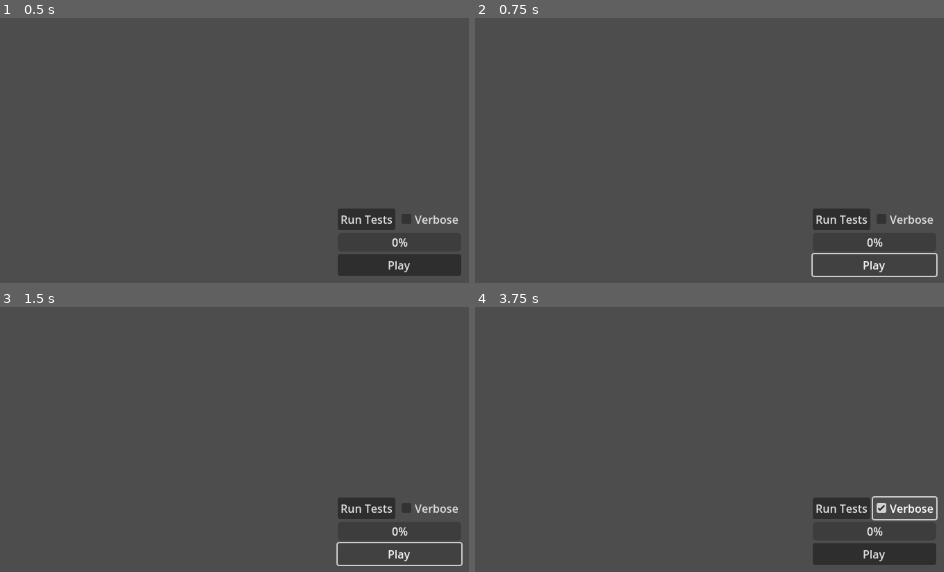
Above: before the commit, frames 1-4 (two rows, left to right).
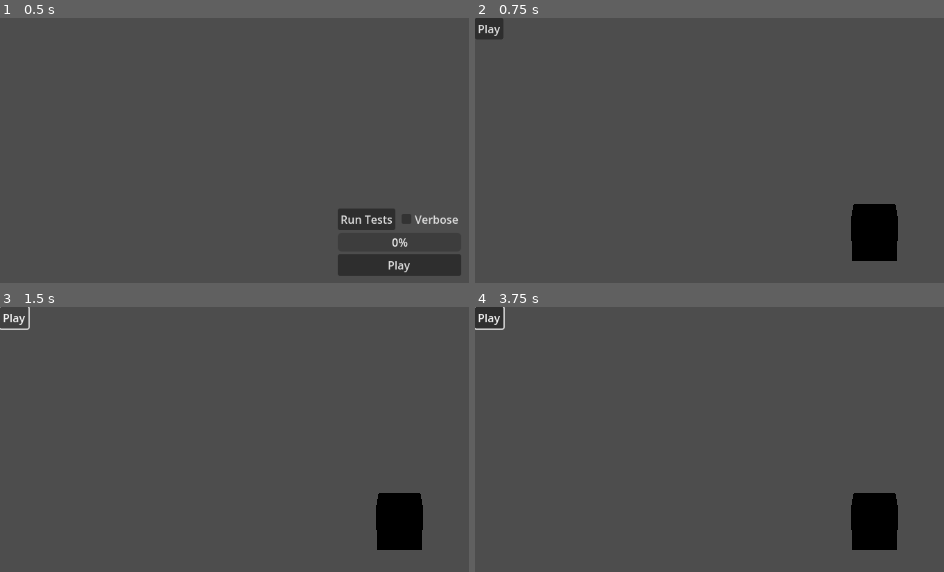
Above: after the commit, the same moments.

Repository: Kibibibit/tomotown
Game: Godot game, scene res://scenes/loading_screen/loading_screen.tscn
Two runs of this game, one before a commit and one after it. Both use one fixed random seed, a clock stepped at 60 frames per second and the inputs below.
Inputs (mouse positions are in pixels of both pictures, inside the frame that each line leads up to):
- Up to frame 1 (0.5 s): no input
- Up to frame 2 (0.75 s): click "Play" at 0.5 s
- Up to frame 3 (1.5 s): click "Play" at 1.25 s
- Up to frame 4 (3.75 s): click "Play" at 2 s; click (840, 508) at 2.75 s, where only the run before the commit has a clickable "Run Tests"; click (906, 508) at 3.5 s, where only the run before the commit has a clickable "Verbose"

Frame 1 is identical in both runs. In frame 2, 3.6% of the frame differs, in the area x 0-99%, y 0-98%; in frame 3, 3.3%; in frame 4, 5.4%.

Commit message:
Added voice gen

Diff:
--- /dev/null
+++ b/config.cfg
@@ -0,0 +1,5 @@
+[test_config]
+test_path="res://scripts/tests/tests"
+
+[voice_config]
+voice_path="res://assets/voices"
--- /dev/null
+++ b/scenes/islander_room/islander_room.gd
@@ -0,0 +1,15 @@
+extends Node3D
+
+@onready
+var play_button: Button = $Button
+
+@onready
+var islander: Islander = $IslanderRoot
+
+# Called when the node enters the scene tree for the first time.
+func _ready() -> void:
+	play_button.button_up.connect(_play)
+
+
+func _play() -> void:
+	islander.say("The quick brown fox jumps over the lazy dog")
--- /dev/null
+++ b/scenes/islander_room/islander_room.tscn
@@ -0,0 +1,17 @@
+[gd_scene load_steps=3 format=3 uid="uid://xyvawcctfvxo"]
+
+[ext_resource type="Script" path="res://scenes/islander_room/islander_room.gd" id="1_ltkad"]
+[ext_resource type="PackedScene" uid="uid://brcrqw121bvkg" path="res://scenes/prefabs/islander.tscn" id="2_kno76"]
+
+[node name="Root" type="Node3D"]
+script = ExtResource("1_ltkad")
+
+[node name="IslanderRoot" parent="." instance=ExtResource("2_kno76")]
+
+[node name="Button" type="Button" parent="."]
+offset_right = 8.0
+offset_bottom = 8.0
+text = "Play"
+
+[node name="Camera3D" type="Camera3D" parent="."]
+transform = Transform3D(1, 0, 0, 0, 0.888321, 0.459223, 0, -0.459223, 0.888321, 0, 2.90271, 6.16243)
--- a/scenes/loading_screen/loading_screen.gd
+++ b/scenes/loading_screen/loading_screen.gd
@@ -16,7 +16,29 @@
 	if (OS.is_debug_build()):
 		tests_button.disabled = false
 
+	_load_config()
+	_load_assets()
+
 	tests_button.button_up.connect(_run_tests)
+	play_button.button_up.connect(_to_test_room)
 
 func _run_tests():
 	TestRunner.run_tests(verbose_checkbox.button_pressed)
+
+# TODO: Abstract out into own class
+func _load_config() -> void:
+	var config = ConfigFile.new()
+	var error = config.load("res://config.cfg")
+	if (error != OK):
+		push_error("FAILED TO LOAD config.cfg")
+		push_error(error)
+		return
+
+	TestRunner.TEST_PATH = config.get_value("test_config","test_path")
+	VoiceGen3D.VOICE_PATH = config.get_value("voice_config","voice_path")
+
+func _load_assets() -> void:
+	VoiceGen3D.load_sounds()
+
+func _to_test_room() -> void:
+	get_tree().change_scene_to_file("res://scenes/islander_room/islander_room.tscn")
--- /dev/null
+++ b/scenes/prefabs/islander.gd
@@ -0,0 +1,12 @@
+extends CreatureParent
+class_name Islander
+
+@onready
+var voice_gen: VoiceGen3D = $VoiceGen3D
+
+# Called when the node enters the scene tree for the first time.
+func _ready() -> void:
+	pass # Replace with function body.
+
+func say(text:String) -> void:
+	voice_gen.play(text)
--- /dev/null
+++ b/scenes/prefabs/islander.tscn
@@ -0,0 +1,20 @@
+[gd_scene load_steps=4 format=3 uid="uid://brcrqw121bvkg"]
+
+[ext_resource type="Script" path="res://scenes/prefabs/islander.gd" id="1_ekmb6"]
+[ext_resource type="Script" path="res://scripts/nodes/voice_gen_3d.gd" id="1_kgxs2"]
+
+[sub_resource type="BoxMesh" id="BoxMesh_3qtun"]
+
+[node name="IslanderRoot" type="Node3D"]
+script = ExtResource("1_ekmb6")
+
+[node name="MeshInstance3D" type="MeshInstance3D" parent="."]
+mesh = SubResource("BoxMesh_3qtun")
+
+[node name="VoiceGen3D" type="Node3D" parent="."]
+script = ExtResource("1_kgxs2")
+pitch = 1.5
+pitch_range = 0.01
+speed = 0.1
+question_pitch = 0.01
+question_length = 2
--- a/scripts/data_structures/islander_data.gd
+++ b/scripts/data_structures/islander_data.gd
@@ -51,3 +51,6 @@
 
 func romantically_compatible(other: IslanderData) -> bool:
 	return is_attracted_to_gender(other.gender) && other.is_attracted_to_gender(gender)
+
+func get_age(current_time: DateTime) -> int:
+	return current_time.subtract(birthday).year
--- /dev/null
+++ b/scripts/nodes/creature_parent.gd
@@ -0,0 +1,8 @@
+extends Node3D
+class_name CreatureParent
+
+
+
+# Called when the node enters the scene tree for the first time.
+func _ready() -> void:
+	pass # Replace with function body.
--- /dev/null
+++ b/scripts/nodes/voice_gen_3d.gd
@@ -0,0 +1,145 @@
+extends Node3D
+class_name VoiceGen3D
+
+# This script really needs some cleanup
+
+const VOICE_FOLDER_PREFIX := "VOICE_"
+
+const _letters: String = "abcdefghijklmnopqrstuvwxyz"
+const _numbers = {
+	"0":"zero",
+	"1":"one",
+	"2":"two",
+	"3":"three",
+	"4":"four",
+	"5":"five",
+	"6":"six",
+	"7":"seven",
+	"8":"eight",
+	"9":"nine"
+}
+
+static var VOICE_PATH: String
+static var _sounds: Dictionary = {}
+static var voices: Array[StringName]
+
+var _queue:Array = []
+var _pitch_curve: Array = []
+var _timer: Timer
+var _player: AudioStreamPlayer3D
+
+@export_group("Voice Settings")
+
+## This is the base pitch that the voice will be played at, as a multiplier of the base
+## audio's pitch. This will also increase the speed of the player.
+@export var pitch: float
+
+## The pitch multiplier [pitch] will be modified up and down by up to this amount randomly
+## on each letter.
+@export var pitch_range: float
+
+## This is the time in seconds each letter is played for.
+@export var speed: float
+
+## This is the amount the pitch multiplier will increase by for each letter at the end of a question.
+@export var question_pitch: float
+## This is how many letters before a question mark the pitch will rise for
+@export var question_length: int
+## This choses which voice from [voices] will play
+@export var voice: int = 0
+
+signal finished
+
+var playing : bool :
+	get:
+		return _player.playing
+	set(_playing):
+		_player.playing = _playing
+
+
+static func load_sounds():
+	var directory: DirAccess = DirAccess.open(VOICE_PATH)
+
+	if (directory == null):
+		return DirAccess.get_open_error()
+	voices = []
+	for v in directory.get_directories():
+		if (v.begins_with(VOICE_FOLDER_PREFIX)):
+			_load_voice(StringName(v))
+
+static func _load_voice(voice_name: StringName) -> void:
+	voices.append(voice_name)
+	_sounds[voice_name] = {}
+	var directory: DirAccess = DirAccess.open("%s/%s" % [VOICE_PATH, voice_name])
+	if (directory == null):
+		return DirAccess.get_open_error()
+	var sounds = directory.get_files()
+
+	for letter in _letters:
+		var found_letter = false
+		for sound in sounds:
+			if (sound.begins_with("%s." % letter) && !sound.ends_with(".import")):
+				_sounds[voice_name][StringName(letter)] = load("%s/%s/%s" % [VOICE_PATH, voice_name, sound])
+				found_letter = true
+				break
+		if (!found_letter):
+			push_warning("Could not find letter '%s' in voice '%s'!" % [letter, voice_name])
+
+func _ready() -> void:
+	_timer = Timer.new()
+	_timer.autostart = false
+	_timer.one_shot = true
+	_timer.name = "Timer"
+	_timer.timeout.connect(_play_sound)
+	add_child(_timer)
+	_player = AudioStreamPlayer3D.new()
+	_player.finished.connect(_finished)
+	add_child(_player)
+
+func generate_text(text:String) -> String:
+	for number in _numbers.keys():
+		while (text.contains(number)):
+			text = text.replace(number, _numbers[number])
+	return text.to_lower()
+
+func play(text: String):
+	if (voices.is_empty()):
+		push_error("No voices are loaded! Try using .load_voices or .load_voice first!")
+		return
+	stop()
+
+	_queue = generate_text(text).split()
+	_pitch_curve = []
+	## Handling pithc changes
+	for i in range(0,_queue.size()):
+		_pitch_curve.append(max(0.01, pitch + randf_range(-pitch_range,pitch_range)))
+		## if its a question mark, go back a few steps and raise the pitch
+		if (_queue[i] == "?"):
+			for q in question_length:
+				if (i-q > 0):
+					var mult = question_length-q
+					_pitch_curve[i-q-1] = pitch + question_pitch*(mult)
+
+	_play_sound()
+
+func stop():
+	_timer.stop()
+	_player.stop()
+	_queue = []
+
+
+func _play_sound():
+	_player.stop()
+	if (_queue.is_empty()):
+		return
+	var c = _queue.pop_front()
+	var p = _pitch_curve.pop_front()
+	if (_sounds[voices[voice]].has(c)):
+		_player.pitch_scale = p
+		_player.stream = _sounds[voices[voice]][c]
+		_player.play()
+
+	_timer.start(speed)
+
+func _finished():
+	finished.emit()
--- a/scripts/tests/test_runner.gd
+++ b/scripts/tests/test_runner.gd
@@ -3,7 +3,7 @@
 
 # Runs all of the test files in TEST_PATH
 
-const TEST_PATH = "res://scripts/tests/tests"
+static var TEST_PATH: String
 
 # Runs all tests. If verbose is true, all
 # checks will be printed, otherwise only failed checks will be
Not shown, added: assets/voices/VOICE_dan/a.wav.import
Not shown, added: assets/voices/VOICE_dan/b.wav.import
Not shown, added: assets/voices/VOICE_dan/c.wav.import
Not shown, added: assets/voices/VOICE_dan/d.wav.import
Not shown, added: assets/voices/VOICE_dan/e.wav.import
Not shown, added: assets/voices/VOICE_dan/f.wav.import
Not shown, added: assets/voices/VOICE_dan/g.wav.import
Not shown, added: assets/voices/VOICE_dan/h.wav.import
Not shown, added: assets/voices/VOICE_dan/i.wav.import
Not shown, added: assets/voices/VOICE_dan/j.wav.import
Not shown, added: assets/voices/VOICE_dan/k.wav.import
Not shown, added: assets/voices/VOICE_dan/l.wav.import
(and 40 more such lines)
